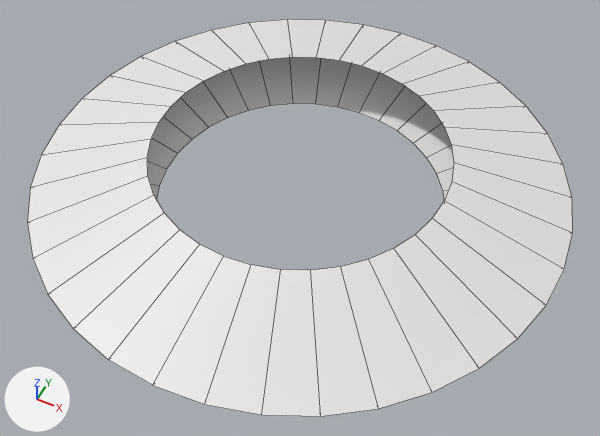
What one commit did to the FBX model Assets/Resources/Models/Weapon_Swoosh.fbx.
The view is the same before and after, from a 50 mm camera at (0.891, -3.114, 2.224) aimed at (-0.039, -1.254, -0.101). The axes (+X, +Y, +Z) are drawn at lower left. The lights are the same throughout. Mesh edges are drawn as thin lines. Where no turn or scale is listed for an object, it has been applied to the vertices.
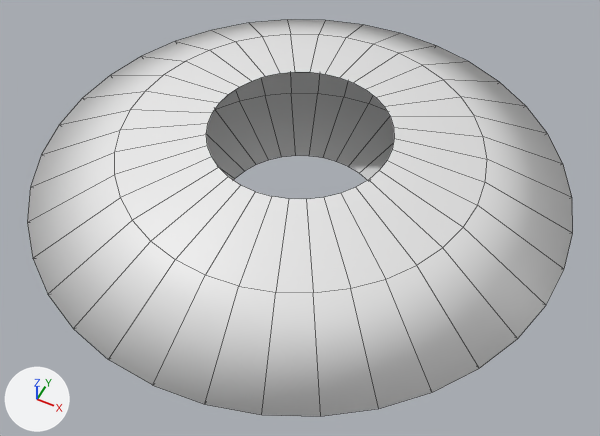
Boxes (x1, y1, x2, y2) around the edits, measured in the pictures (600 x 436 px):
part 1 of me_circle_012, built on
    both: (27, 19, 573, 417)

Patch to the scene script:
```diff
--- a/Assets/Resources/Models/Weapon_Swoosh.fbx.py
+++ b/Assets/Resources/Models/Weapon_Swoosh.fbx.py
@@ me_circle_012 @@
 # used by ob_circle_012; location = (-0.092, -1.146, 0.003)
-me_circle_012.from_pydata(...)  # 108 vertices, 72 faces; spans x -1.0..1.0, y -1.0..1.0, z -0.12..0.13
+me_circle_012.from_pydata(...)  # 180 vertices, 144 faces; spans x -1.0..1.0, y -1.0..1.0, z -0.22..0.23
+# me_circle_012 part 1
+# 72 faces are deleted
+# 72 vertices move from x -0.56..0.56, y -0.56..0.56, z -0.12..0.13 to x -0.33..0.33, y -0.33..0.33, z -0.22..0.23
+# 72 vertices are added at x -0.67..0.67, y -0.67..0.67, z -0.16..0.16
+# 144 new faces join them
```
